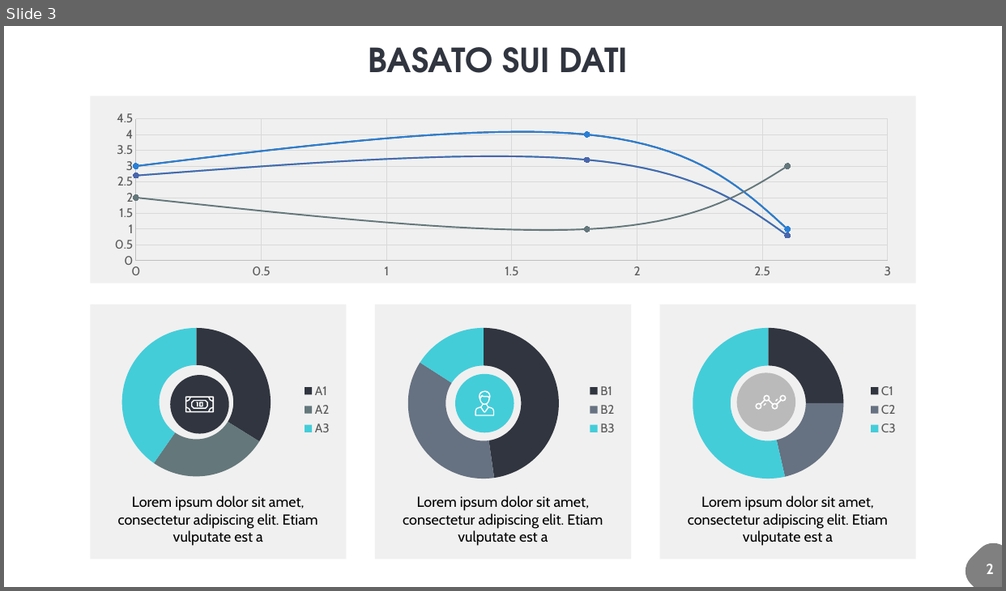
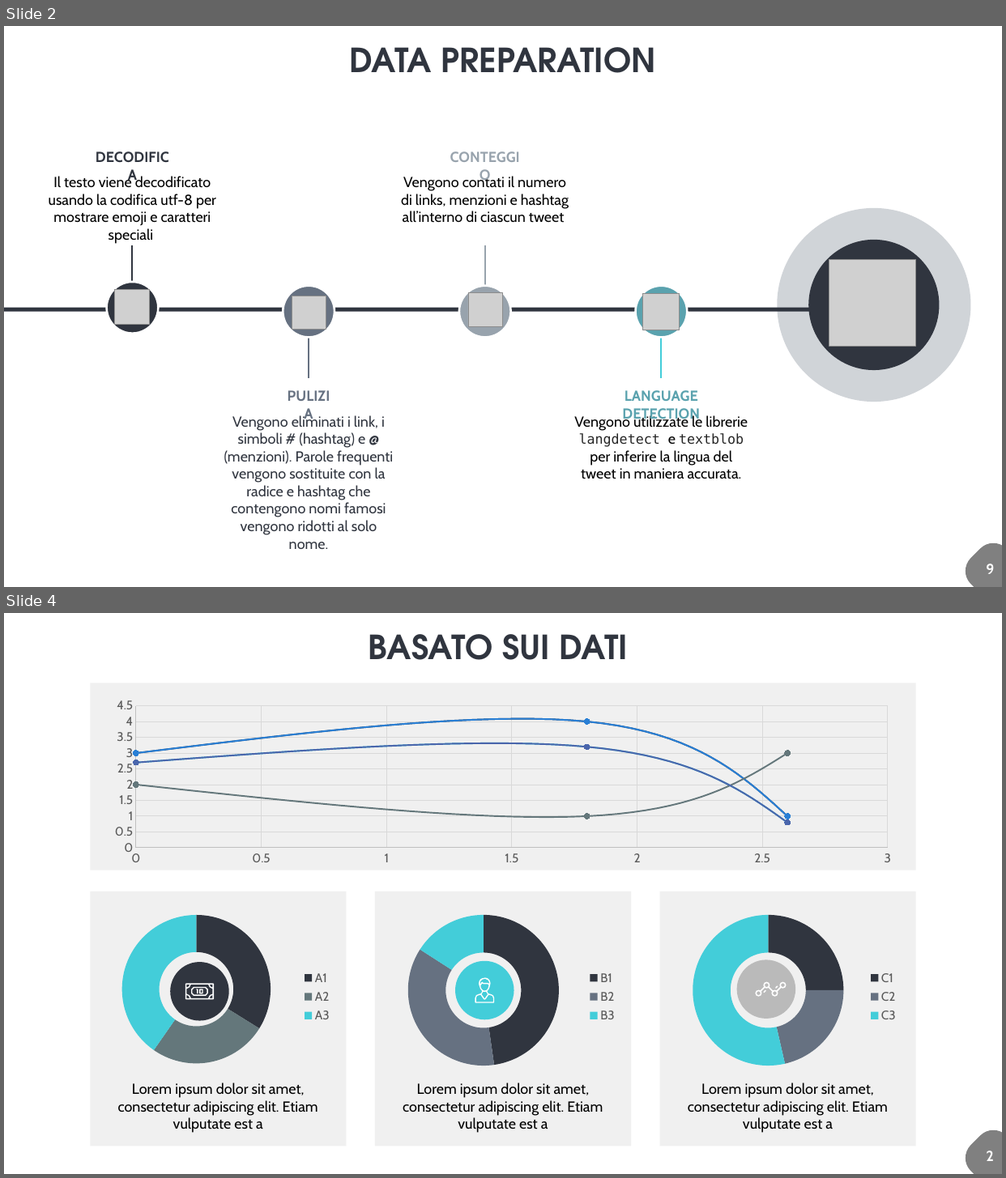
Before and after one commit to giulionenna/Progetto_BI2021, a slide deck: PRESENTAZIONE.pptx. Shown one above the other, each under a label of ours: slide 3 before the commit, slides 2 and 4 after it; the slides between them are not shown. The pictures are 1006x591 and 1006x1178 pixels, drawn with LibreOffice and Linux fonts; fonts in the diff are those of the drawing; grey boxes stand for pictures. Boxes give left, top, right and bottom in pixels: in the first picture for what was removed or moved away, otherwise in the second. Text is boxed around its words. In the diff, an @@ line names an element or a change of style, - is before the commit and + after.

```diff
--- a/PRESENTAZIONE.pptx
+++ b/PRESENTAZIONE.pptx
@@ slide 2 added at <box>4,26,1002,587</box>, background #FFFFFF @@
@@ text added at <box>349,47,656,73</box>, 32 pt, text #30353F, bold @@
+DATA PREPARATION
@@ text added at <box>93,148,172,166</box>, 14 pt, text #30353F, bold @@
+DECODIFICA
@@ text added at <box>445,148,525,166</box>, 14 pt, text #98A3AD, bold @@
+CONTEGGIO
@@ text added at <box>49,175,216,244</box>, 14 pt, text #000000 @@
+Il testo viene decodificato usando la codifica utf-8 per mostrare emoji e caratteri speciali
@@ text added at <box>401,175,569,223</box>, 14 pt, text #000000 @@
+Vengono contati il numero di links, menzioni e hashtag all’interno di ciascun tweet
@@ ellipse added at <box>778,208,971,402</box>, fill #667181 at 30% opacity @@
@@ ellipse added at <box>809,240,940,371</box>, fill #30353F @@
@@ line added from (133, 246) to (133, 303), #30353F 1.5 pt @@
@@ line added from (485, 246) to (485, 303), #98A3AD 1.5 pt @@
@@ picture added at <box>829,259,917,347</box> @@
@@ ellipse added at <box>107,282,158,334</box>, fill #30353F, outline #FFFFFF 2 pt @@
@@ picture added at <box>115,289,150,325</box> @@
@@ ellipse added at <box>283,286,335,337</box>, fill #667181, outline #FFFFFF 2 pt @@
@@ ellipse added at <box>459,286,511,337</box>, fill #98A3AD, outline #FFFFFF 2 pt @@
@@ picture added at <box>468,292,503,327</box> @@
@@ ellipse added at <box>636,286,688,337</box>, fill #5AA2AE, outline #FFFFFF 2 pt @@
@@ rectangle added at <box>4,308,907,312</box>, fill #30353F @@
@@ picture added at <box>292,296,326,329</box> @@
@@ picture added at <box>643,294,680,331</box> @@
@@ line added from (309, 320) to (309, 378), #667181 1.5 pt @@
@@ line added from (661, 320) to (661, 378), #43CDD9 1.5 pt @@
@@ text added at <box>285,387,334,406</box>, 14 pt, text #667181, bold @@
+PULIZIA
@@ text added at <box>622,390,700,423</box>, 14 pt, text #5AA2AE, bold @@
+LANGUAGE DETECTION
@@ text added at <box>224,415,393,549</box>, 14 pt, text #30353F @@
+Vengono eliminati i link, i simboli # (hashtag) e @ (menzioni). Parole frequenti vengono sostituite con la radice e hashtag che contengono nomi famosi vengono ridotti al solo nome.
@@ text added at <box>574,415,748,480</box>, 14 pt, text #000000 @@
+Vengono utilizzate le librerie langdetect e textblob per inferire la lingua del tweet in maniera accurata.
@@ freeform shape added at <box>958,536,1002,587</box>, fill #808080 @@
@@ text added at <box>986,564,994,574</box>, 14 pt, text #FFFFFF, bold @@
+9
@@ what was slide 3 is now slide 4 @@
```
Also in this commit, not shown: 2 slides changed, 6 other files.
